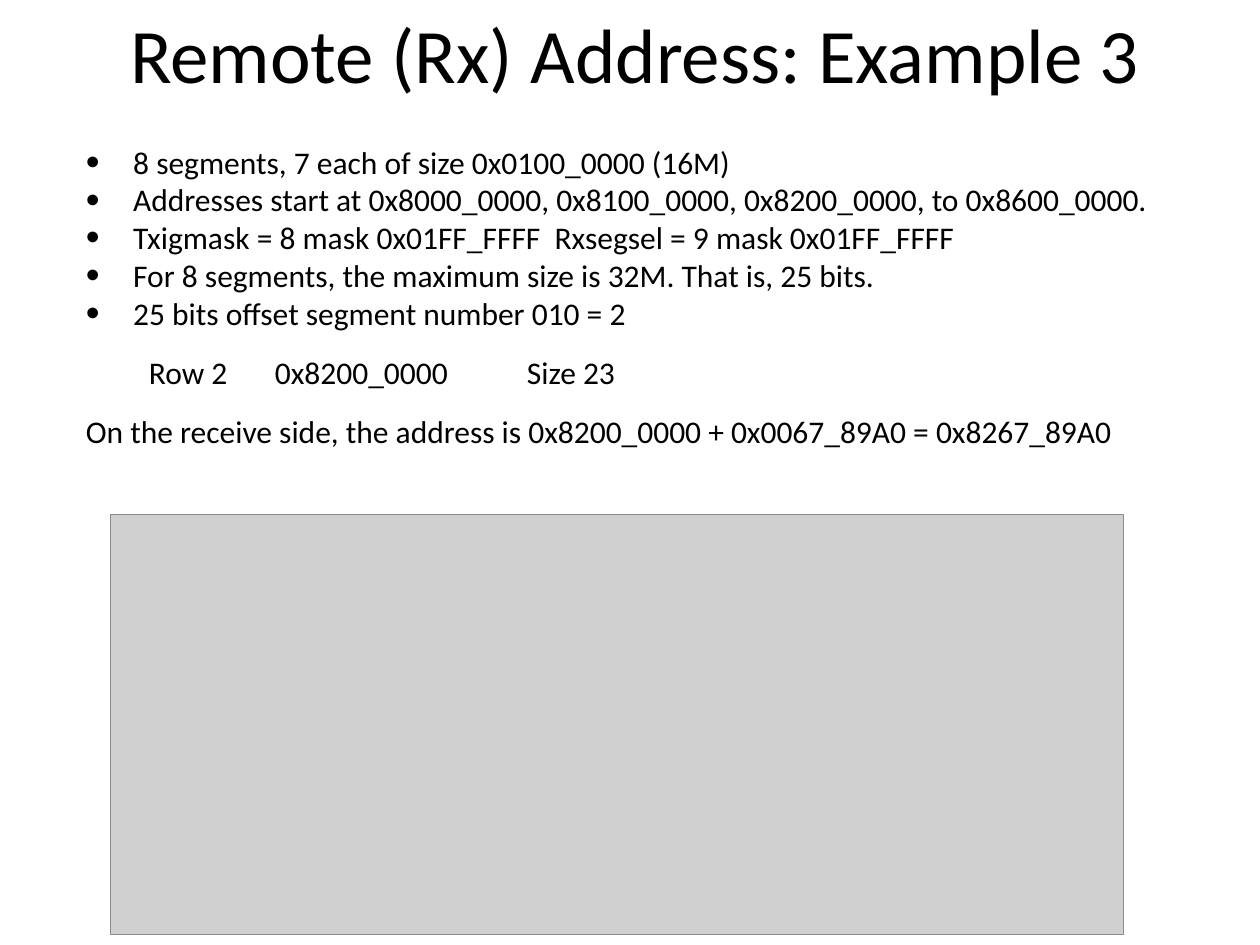
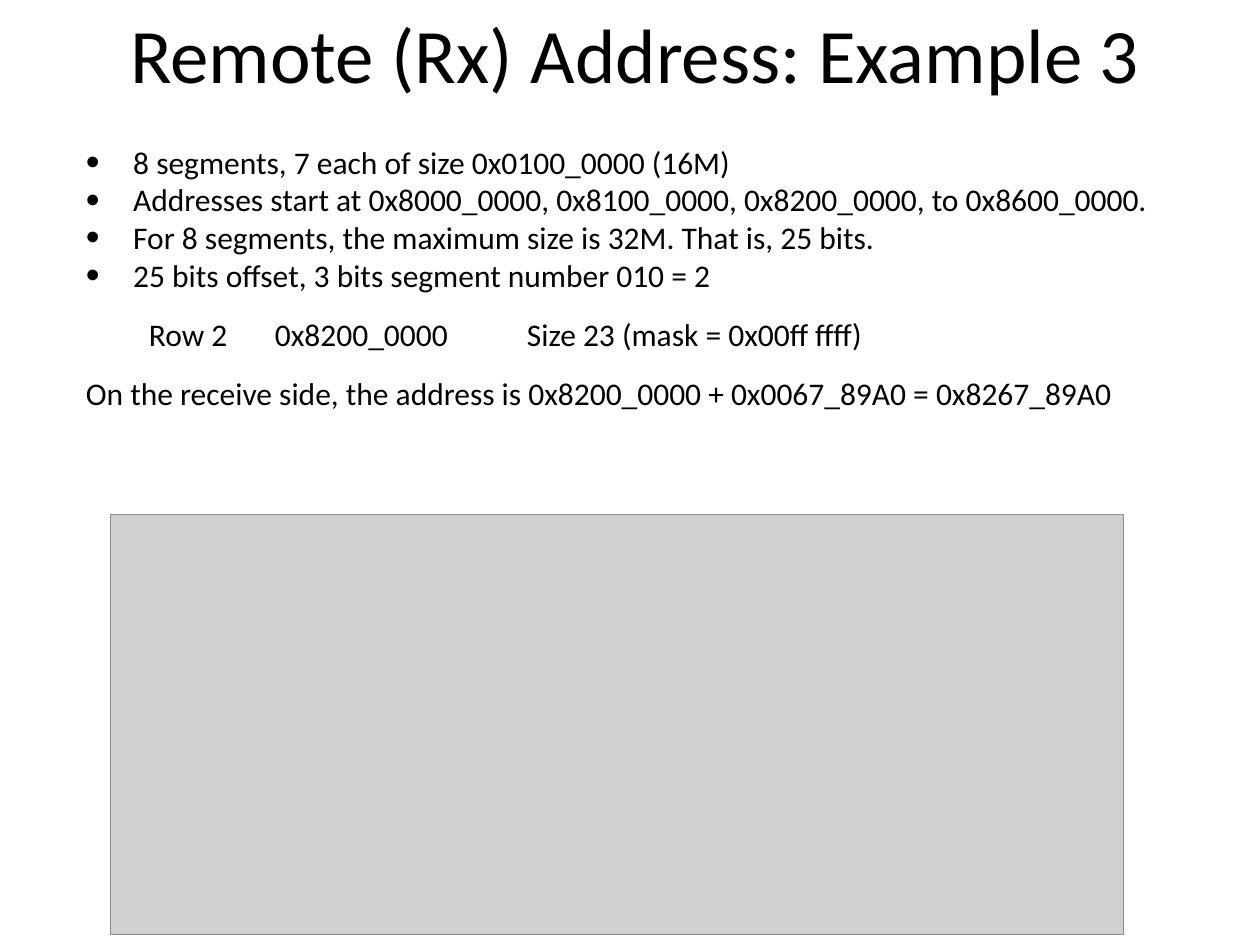
Before and after one commit to hari1989/keystone-workshop, a slide deck: slide 36 of slides/Intro to Hyperlink.pptx. Drawn at 1260x945 pixels with LibreOffice and Linux fonts; fonts in the diff are those of the drawing; grey boxes stand for pictures; background and template pictures are left out. Boxes give left, top, right and bottom in pixels: in the first picture for what was removed or moved away, otherwise in the second. Text is boxed around its words. In the diff, an @@ line names an element or a change of style, - is before the commit and + after.

```diff
--- a/slides/Intro to Hyperlink.pptx
+++ b/slides/Intro to Hyperlink.pptx
@@ text at (x1=133, y1=227, x2=954, y2=255): paragraph removed @@
-• Txigmask = 8 mask 0x01FF_FFFF Rxsegsel = 9 mask 0x01FF_FFFF
@@ text at (x1=133, y1=265, x2=861, y2=351): text changed @@
-• 25 bits offset segment number 010 = 2
-  Row 2 0x8200_0000 Size 23
+• 25 bits offset, 3 bits segment number 010 = 2
+  Row 2 0x8200_0000 Size 23 (mask = 0x00ff ffff)
```
Also in this commit, not shown: 11 other slides changed.
